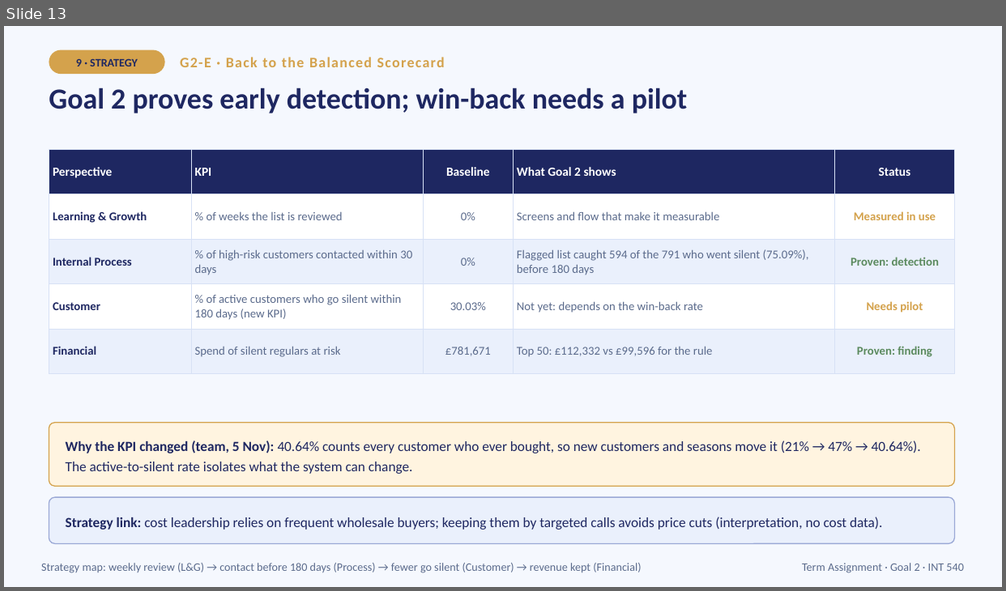
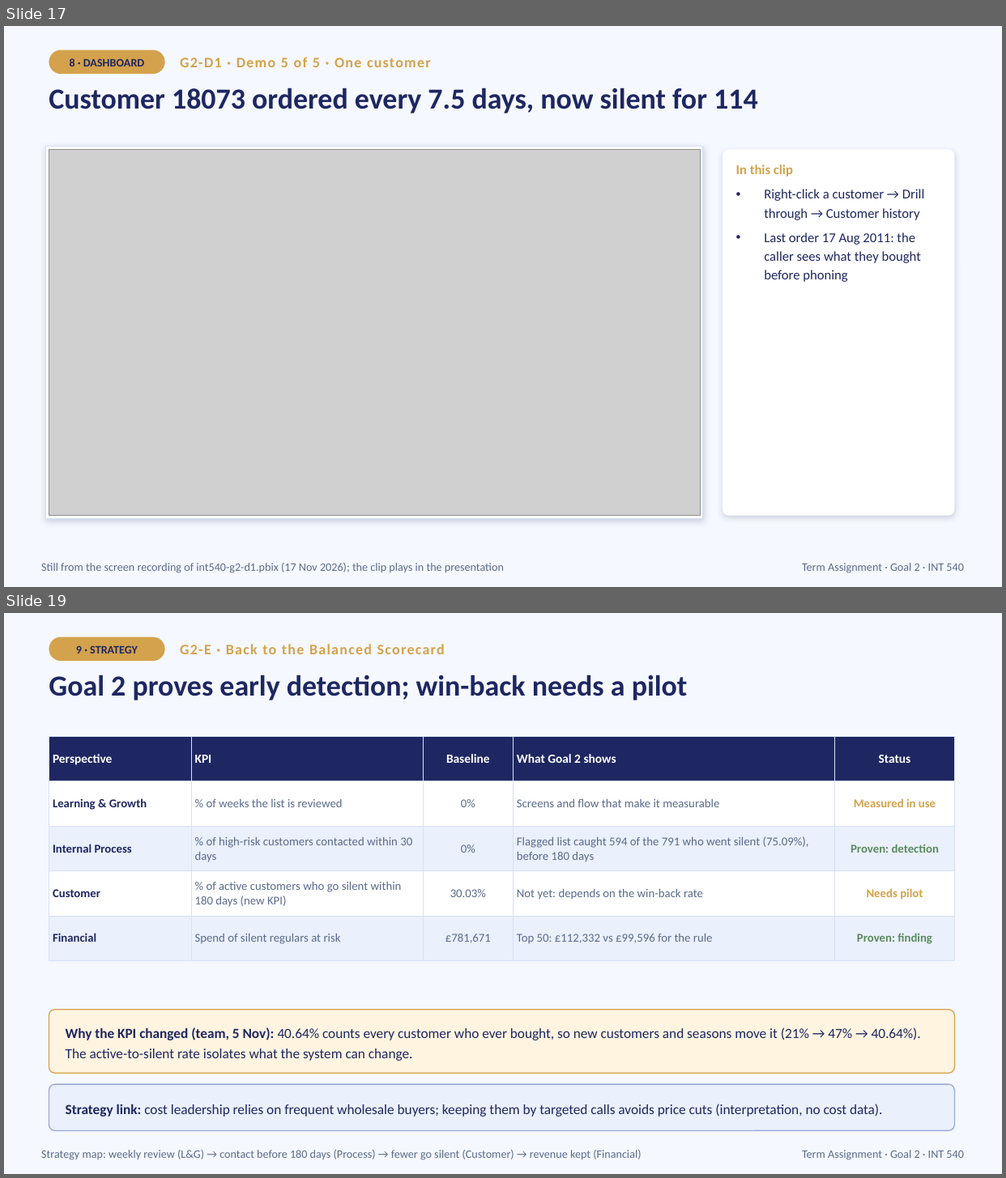
Before and after one commit to porrab/int540-term-assignment, a slide deck: slides/G2-presentation.pptx. Shown one above the other, each under a label of ours: slide 13 before the commit, slides 17 and 19 after it; the slides between them are not shown. The pictures are 1006x591 and 1006x1178 pixels, drawn with LibreOffice and Linux fonts; fonts in the diff are those of the drawing; grey boxes stand for pictures. Boxes give left, top, right and bottom in pixels: in the first picture for what was removed or moved away, otherwise in the second. Text is boxed around its words. In the diff, an @@ line names an element or a change of style, - is before the commit and + after.

```diff
--- a/slides/G2-presentation.pptx
+++ b/slides/G2-presentation.pptx
@@ slide 17 added at (x1=4, y1=26, x2=1002, y2=587), background #F5F8FE @@
@@ rounded rectangle added at (x1=49, y1=50, x2=165, y2=74), fill #D4A24C @@
@@ text added at (x1=70, y1=58, x2=144, y2=66), 11 pt, text #1E2761, bold @@
+8 · DASHBOARD
@@ text added at (x1=180, y1=57, x2=431, y2=67), 14 pt, text #D4A24C, bold @@
+G2-D1 · Demo 5 of 5 · One customer
@@ text added at (x1=49, y1=88, x2=758, y2=113), 28 pt, text #1E2761, bold @@
+Customer 18073 ordered every 7.5 days, now silent for 114
@@ rectangle added at (x1=46, y1=147, x2=703, y2=518), fill #FFFFFF, outline #D7E1F5 1 pt @@
@@ picture added at (x1=49, y1=149, x2=701, y2=515) @@
@@ rounded rectangle added at (x1=722, y1=149, x2=955, y2=515), fill #FFFFFF @@
@@ text added at (x1=736, y1=165, x2=925, y2=282), 13 pt, text #1E2761 @@
+In this clip
+• Right-click a customer → Drill through → Customer history
+• Last order 17 Aug 2011: the caller sees what they bought before phoning
@@ text added at (x1=41, y1=563, x2=504, y2=574), 11 pt, text #5B6B8C @@
+Still from the screen recording of int540-g2-d1.pbix (17 Nov 2026); the clip plays in the presentation
@@ text added at (x1=802, y1=563, x2=963, y2=574), 11 pt, text #5B6B8C @@
+Term Assignment · Goal 2 · INT 540
@@ what was slide 13 is now slide 19 @@
```
Also in this commit, not shown: 1 slide changed, 5 other slides added, 17 other files.
